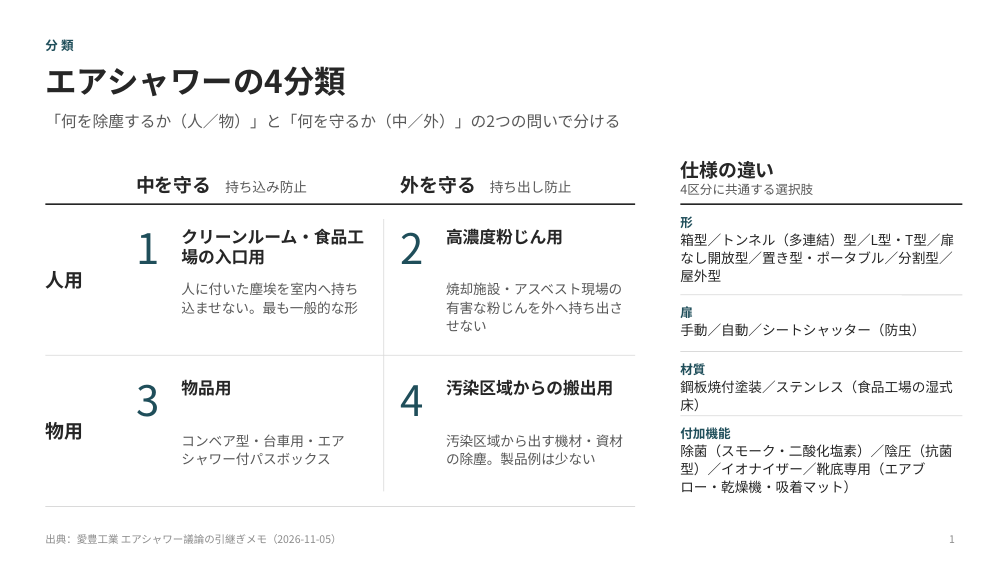
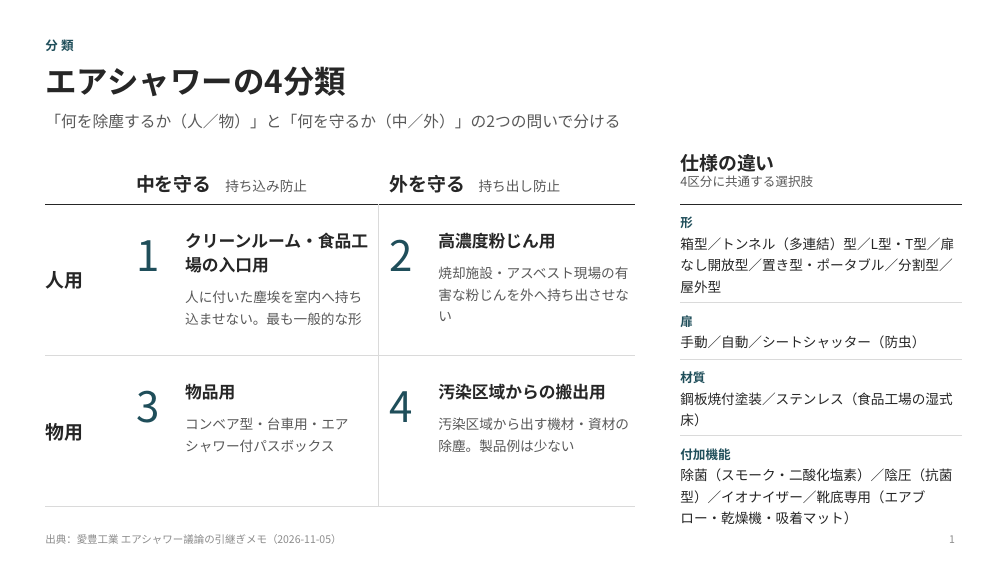
Before and after one commit to kydkunoh-gh/test, a slide deck: slide 1 of slides/エアシャワー分類.pptx. Drawn at 1008x567 pixels with LibreOffice and Linux fonts; fonts in the diff are those of the drawing. Boxes give left, top, right and bottom in pixels: in the first picture for what was removed or moved away, otherwise in the second. Text is boxed around its words. In the diff, an @@ line names an element or a change of style, - is before the commit and + after.

```diff
--- a/slides/エアシャワー分類.pptx
+++ b/slides/エアシャワー分類.pptx
@@ text "仕様の違い": place and size @@
-text "仕様の違い" at bbox=[680, 161, 813, 195]
+text "仕様の違い" at bbox=[680, 154, 813, 187]
@@ table added at bbox=[45, 151, 635, 456], 3 rows, 5 columns @@
+ | 中を守る 持ち込み防止 |  | 外を守る 持ち出し防止 | 
+人用 | 1 | クリーンルーム・食品工場の入口用 / 人に付いた塵埃を室内へ持ち込ませない。最も一般的な形 | 2 | 高濃度粉じん用 / 焼却施設・アスベスト現場の有害な粉じんを外へ持ち出させない
+物用 | 3 | 物品用 / コンベア型・台車用・エアシャワー付パスボックス | 4 | 汚染区域からの搬出用 / 汚染区域から出す機材・資材の除塵。製品例は少ない
@@ text removed at bbox=[401, 176, 572, 194] @@
-外を守る 持ち出し防止
@@ table added at bbox=[681, 204, 963, 528], 4 rows, 1 columns @@
+形 / 箱型／トンネル（多連結）型／L型・T型／扉なし開放型／置き型・ポータブル／分割型／屋外型
+扉 / 手動／自動／シートシャッター（防虫）
+材質 / 鋼板焼付塗装／ステンレス（食品工場の湿式床）
+付加機能 / 除菌（スモーク・二酸化塩素）／陰圧（抗菌型）／イオナイザー／靴底専用（エアブロー・乾燥機・吸着マット）
@@ text removed at bbox=[136, 233, 159, 264] @@
-1
@@ text removed at bbox=[181, 228, 364, 265] @@
-クリーンルーム・食品工場の入口用
@@ line removed from (384, 219) to (384, 492) @@
@@ text removed at bbox=[401, 232, 424, 264] @@
-2
@@ text removed at bbox=[446, 228, 563, 245] @@
-高濃度粉じん用
@@ text removed at bbox=[680, 216, 954, 282] @@
-形
-箱型／トンネル（多連結）型／L型・T型／扉なし開放型／置き型・ポータブル／分割型／屋外型
@@ text removed at bbox=[181, 282, 358, 314] @@
-人に付いた塵埃を室内へ持ち込ませない。最も一般的な形
@@ text removed at bbox=[446, 282, 623, 332] @@
-焼却施設・アスベスト現場の有害な粉じんを外へ持ち出させない
@@ line removed from (681, 295) to (963, 295) @@
@@ text removed at bbox=[680, 304, 925, 336] @@
-扉
-手動／自動／シートシャッター（防虫）
@@ line removed from (681, 352) to (963, 352) @@
@@ text removed at bbox=[136, 384, 159, 417] @@
-3
@@ text removed at bbox=[181, 380, 231, 396] @@
-物品用
@@ text removed at bbox=[401, 385, 424, 416] @@
-4
@@ text removed at bbox=[446, 379, 613, 396] @@
-汚染区域からの搬出用
@@ text removed at bbox=[680, 363, 952, 411] @@
-材質
-鋼板焼付塗装／ステンレス（食品工場の湿式床）
@@ line removed from (681, 416) to (963, 416) @@
@@ text removed at bbox=[181, 434, 344, 465] @@
-コンベア型・台車用・エアシャワー付パスボックス
@@ text removed at bbox=[446, 434, 623, 465] @@
-汚染区域から出す機材・資材の除塵。製品例は少ない
@@ text removed at bbox=[680, 427, 952, 493] @@
-付加機能
-除菌（スモーク・二酸化塩素）／陰圧（抗菌型）／イオナイザー／靴底専用（エアブロー・乾燥機・吸着マット）
```
Also in this commit, not shown: 4 other slides changed, 6 other files.
